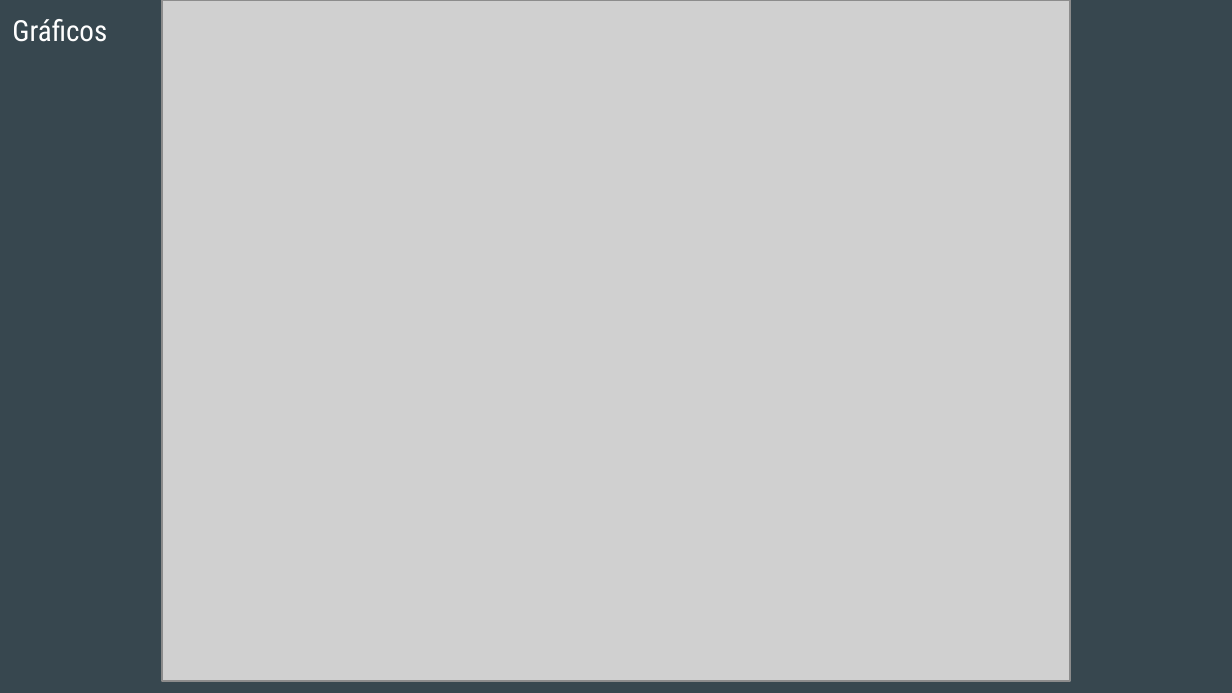
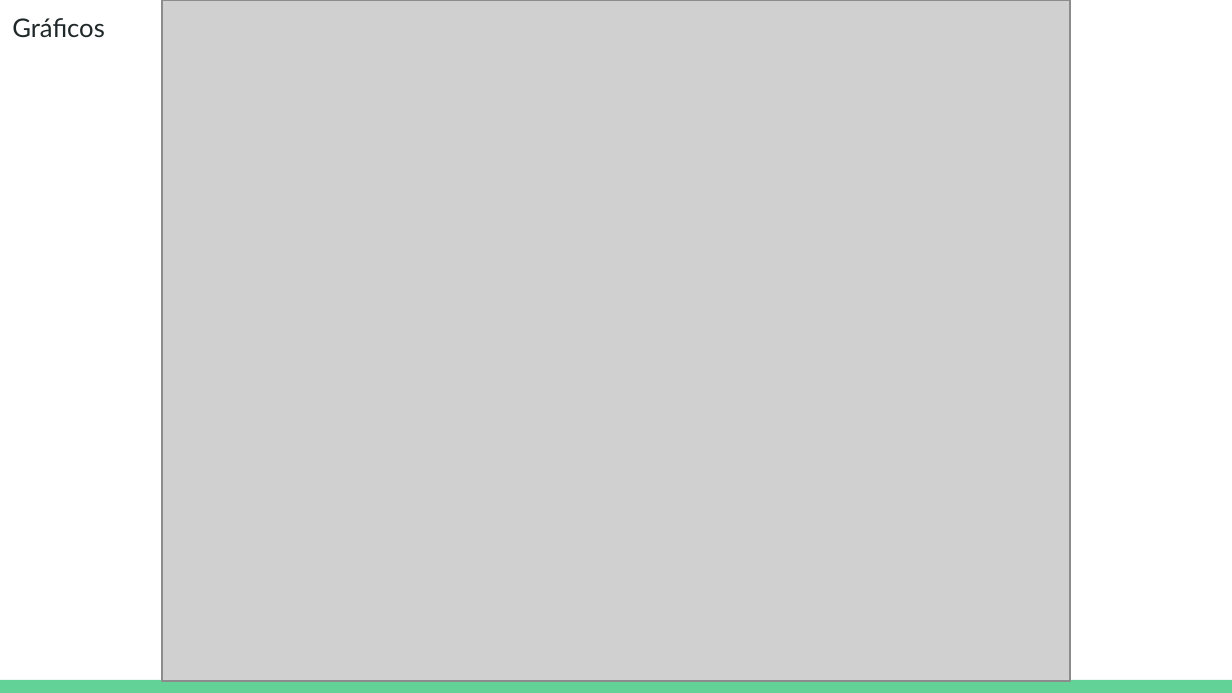
Before and after one commit to NicolasCV/ProyectoMultiagentes, a slide deck: slide 4 of Demostracion/Proyecto Multiagentes Presentacion.pptx (slide 3 before the commit). Drawn at 1232x693 pixels with LibreOffice and Linux fonts; fonts in the diff are those of the drawing; grey boxes stand for pictures. Boxes give left, top, right and bottom in pixels: in the first picture for what was removed or moved away, otherwise in the second. Text is boxed around its words. In the diff, an @@ line names an element or a change of style, - is before the commit and + after.

```diff
--- a/Demostracion/Proyecto Multiagentes Presentacion.pptx
+++ b/Demostracion/Proyecto Multiagentes Presentacion.pptx
@@ background #37474F to #FFFFFF @@
@@ title "Gráficos" at <box>12,18,105,37</box>: size 17 to 15 pt, font Roboto Condensed to Lato, text colour #FFFFFF to #202729 @@
@@ rectangle added at <box>0,680,1232,693</box>, fill #63D297 @@
```
Also in this commit, not shown: 3 other slides changed, 3 slides added, 1 other file.
